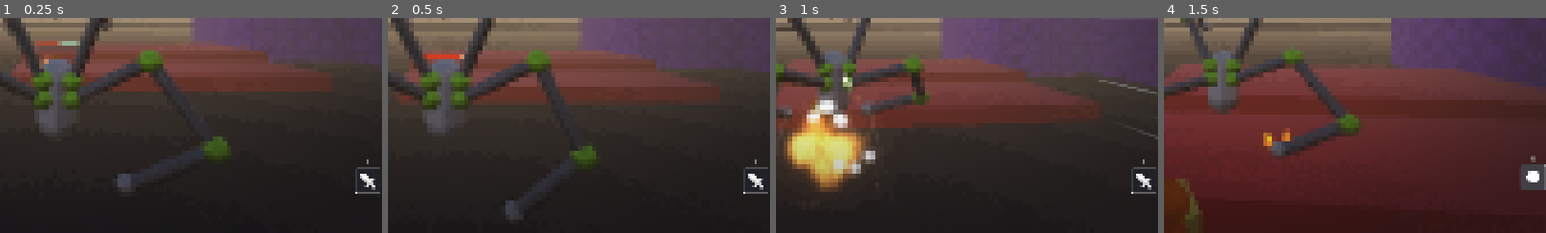
Above: before the commit, frames 1-4 (left to right).
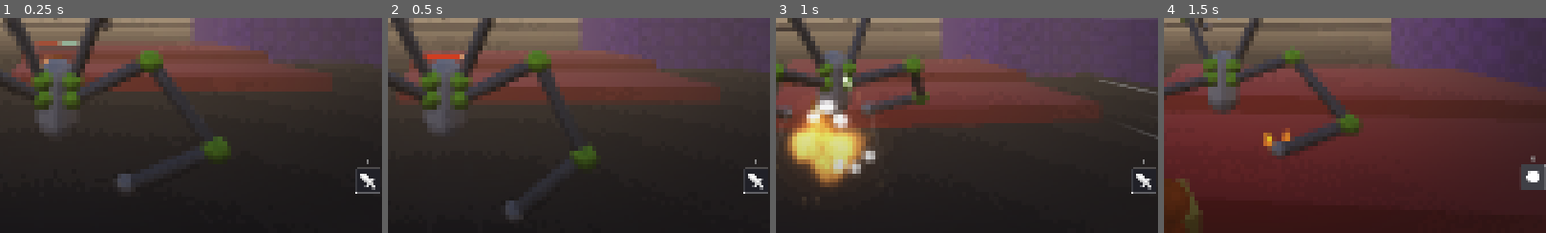
Above: after the commit, the same moments.

Repository: lliamsymonds04/doc-oc
Game: Godot game, scene res://main.tscn
The game is run twice, just before and just after one commit, with the same random seed, the same clock (stepped at 60 frames per second) and the same inputs.
Inputs (mouse positions are % of the whole screen's width and height, from its top left):
- Up to frame 1 (0.25 s): no input
- Up to frame 2 (0.5 s): no input
- Up to frame 3 (1 s): move the mouse to (55, 50) at 0.52 s; press the mouse at (55, 50) at 0.53 s; hold W (forward) from 0.53 s (still down); tap Space (jump) at 0.77 s
- Up to frame 4 (1.5 s): keep holding W (forward); move the mouse to (45, 50) at 1.27 s; release the mouse at (45, 50) at 1.28 s; tap R (mode-switch) at 1.35 s
The pictures show only the part of the screen within x 43-93%, y 50-100%; the shares and areas given below are measured in that part.

Frames 1-2 are identical in both runs. In frame 3, 1.8% of the frame differs, in the area x 2-24%, y 44-81%; in frame 4, nothing differs.

Commit message:
feat: enemy fireball predicts based on player current velocity

Diff:
--- a/systems/enemy/attack/enemy_fireball_attack.gd
+++ b/systems/enemy/attack/enemy_fireball_attack.gd
@@ -78,9 +78,36 @@
 		return
 
 	var from := _muzzle()
-	var to := target.global_position + Vector3.UP * _config.aim_height
 	# root, not the enemy: the shot has to outlive its shooter
-	Fireball.spawn(_config, enemy.get_tree().current_scene, from, to)
+	Fireball.spawn(_config, enemy.get_tree().current_scene, from, _lead_point(from, target))
+
+
+## Aim point for a straight shot: |P + V*t - M| = s*t, for a player holding
+## this velocity. Flattened so a falling player isn't led below the floor.
+func _lead_point(from: Vector3, target: PlayerController) -> Vector3:
+	var aim := target.global_position + Vector3.UP * _config.aim_height
+	var d := aim - from
+	var v := Vector3(target.velocity.x, 0.0, target.velocity.z)
+
+	var a := v.dot(v) - _config.fireball_speed * _config.fireball_speed
+	var b := 2.0 * d.dot(v)
+	var c := d.dot(d)
+	var t := -1.0
+
+	if absf(a) < 0.001:
+		# |v| == speed: no t^2 term, the quadratic collapses to linear
+		if absf(b) > 0.001:
+			t = -c / b
+	else:
+		var disc := b * b - 4.0 * a * c
+		if disc >= 0.0:
+			t = (-b - sqrt(disc)) / (2.0 * a)
+
+	# player outruns the ball: fire at where they are instead
+	if t <= 0.0:
+		return aim
+
+	return aim + v * t
 
 
 ## The tell is parented to the enemy, so its transform is already the muzzle.
